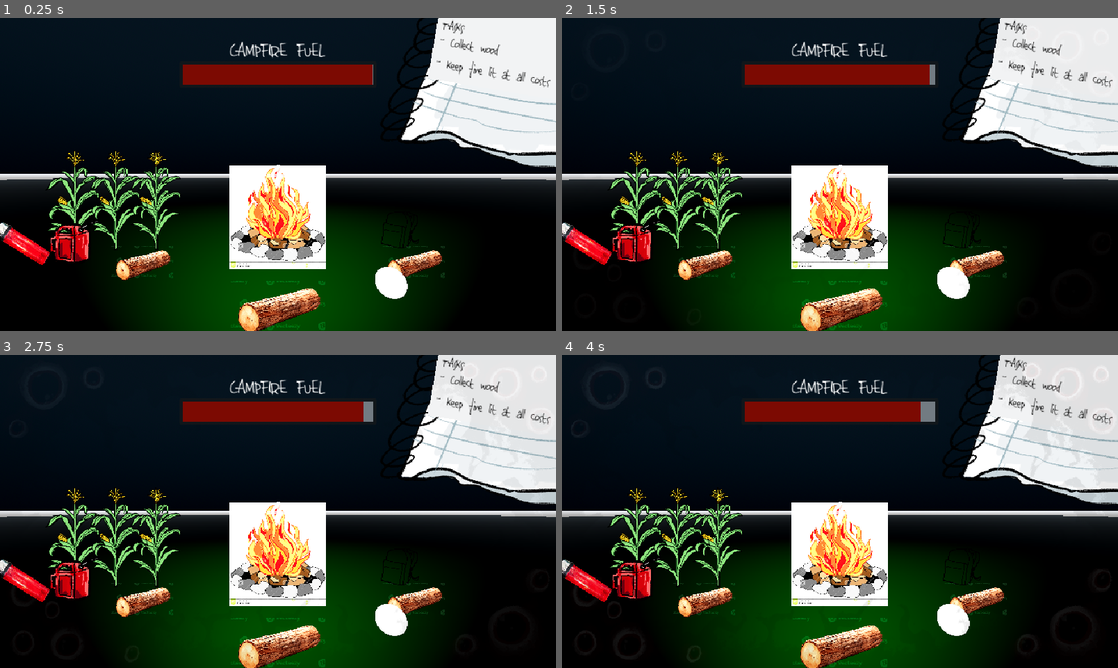
Above: before the commit, frames 1-4 (two rows, left to right).
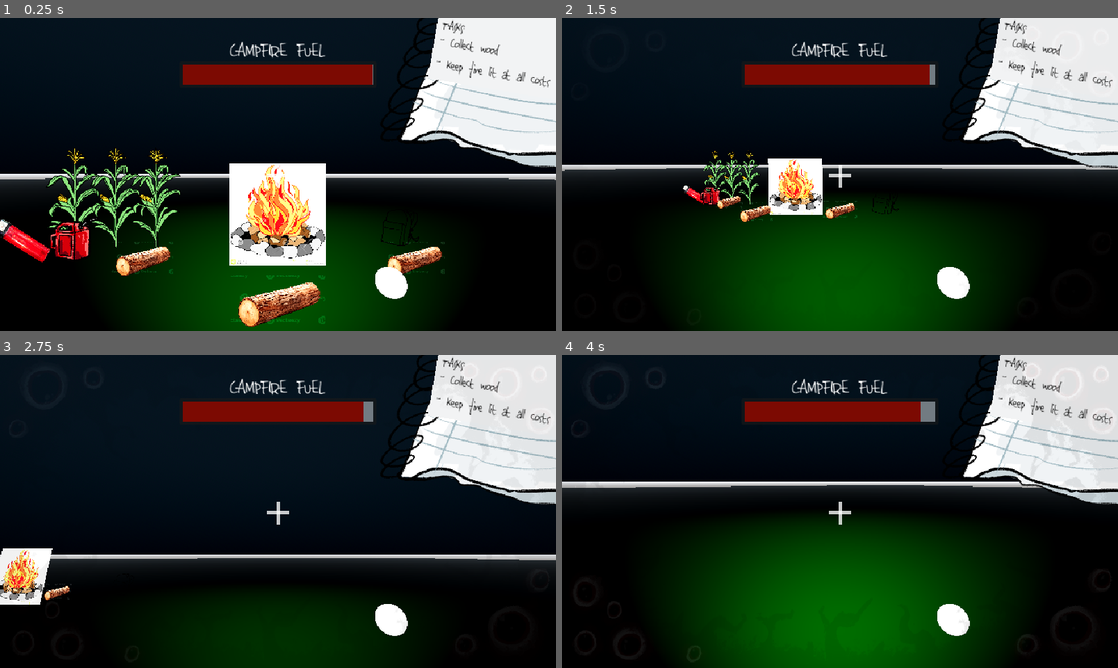
Above: after the commit, the same moments.

Repository: BradEstacio/pyronoia
Game: Godot game, scene res://Scenes/map.tscn
The game is run twice, just before and just after one commit, with the same random seed, the same clock (stepped at 60 frames per second) and the same inputs. Sound files missing from this copy of the repository are replaced by a short silence.
Inputs (mouse positions are in pixels of both pictures, inside the frame that each line leads up to):
- Up to frame 1 (0.25 s): no input
- Up to frame 2 (1.5 s): tap Enter at 0.5 s; move the mouse to (962, 158) at 0.52 s; hold Right (ui_right) 0.53-1.28 s; tap E (ui_interact) at 0.6, 1.35 s; move the mouse to (728, 190) at 1.27 s; hold Down (ui_down) from 1.28 s (still down)
- Up to frame 3 (2.75 s): move the mouse to (333, 442) at 2.02 s; release Down (ui_down) at 2.03 s; hold Right (ui_right) from 2.03 s (still down); tap E (ui_interact) at 2.1 s
- Up to frame 4 (4 s): move the mouse to (812, 574) at 2.77 s; release Right (ui_right) at 2.78 s; hold Up (ui_up) 2.78-3.53 s; tap E (ui_interact) at 2.85, 3.6 s; move the mouse to (1006, 558) at 3.52 s; hold Left (ui_left) from 3.53 s (still down)

The runs differ from the first frame. In frame 1, 7.9% of the frame differs, in the area x 0-100%, y 41-100%; in frame 2, 15%; in frame 3, 23%, in the area x 0-100%, y 42-100%; in frame 4, 23%.
Error before the commit: Parse Error: Unindent doesn't match the previous indentation level. (res://Scripts/player_controller.gd:124)

Commit message:
Resolve further merge issues

Diff:
--- a/Scenes/map.tscn
+++ b/Scenes/map.tscn
@@ -12,6 +12,7 @@
 [ext_resource type="PackedScene" uid="uid://6vkuif0e1714" path="res://Scenes/HUD/crosshair.tscn" id="9_4c2oa"]
 [ext_resource type="PackedScene" uid="uid://d3t8w0nfj5bdd" path="res://Scenes/Entities/backpack.tscn" id="10_olcgw"]
 [ext_resource type="PackedScene" uid="uid://cjg5vvdlevb0f" path="res://Scenes/Entities/corn.tscn" id="11_dlo4w"]
+[ext_resource type="PackedScene" uid="uid://ban7lisi8yhnb" path="res://Scenes/HUD/prompt_hud.tscn" id="11_x5dfk"]
 [ext_resource type="PackedScene" uid="uid://48vx1iaq11sm" path="res://Scenes/Entities/gas_can.tscn" id="12_q6lx1"]
 [ext_resource type="PackedScene" uid="uid://cuq8oct2uyqkf" path="res://Scenes/Entities/lighter.tscn" id="13_5qtum"]
 
@@ -86,7 +87,7 @@
 
 [node name="Crosshair" parent="CanvasLayer" instance=ExtResource("9_4c2oa")]
 
-[node name="PromptHUD" parent="CanvasLayer" instance=ExtResource("10_olcgw")]
+[node name="PromptHUD" parent="CanvasLayer" instance=ExtResource("11_x5dfk")]
 unique_name_in_owner = true
 
 [node name="Corn" parent="." instance=ExtResource("11_dlo4w")]
--- a/Scripts/player_controller.gd
+++ b/Scripts/player_controller.gd
@@ -118,8 +118,8 @@
 		return null
 
 	if "Interactable" in collider.get_groups():
-		#var col_sprite3d_child = collider.get_node("Sprite3D")
-		#if col_sprite3d_child:
+		var col_sprite3d_child = collider.get_node("Sprite3D")
+		if col_sprite3d_child:
 			# outlines object when within visible range
 			%PromptHUD.get_node("PickupPanel").show()
 		return collider
Not shown: 1 places in Scenes/map.tscn that only renumber resources
